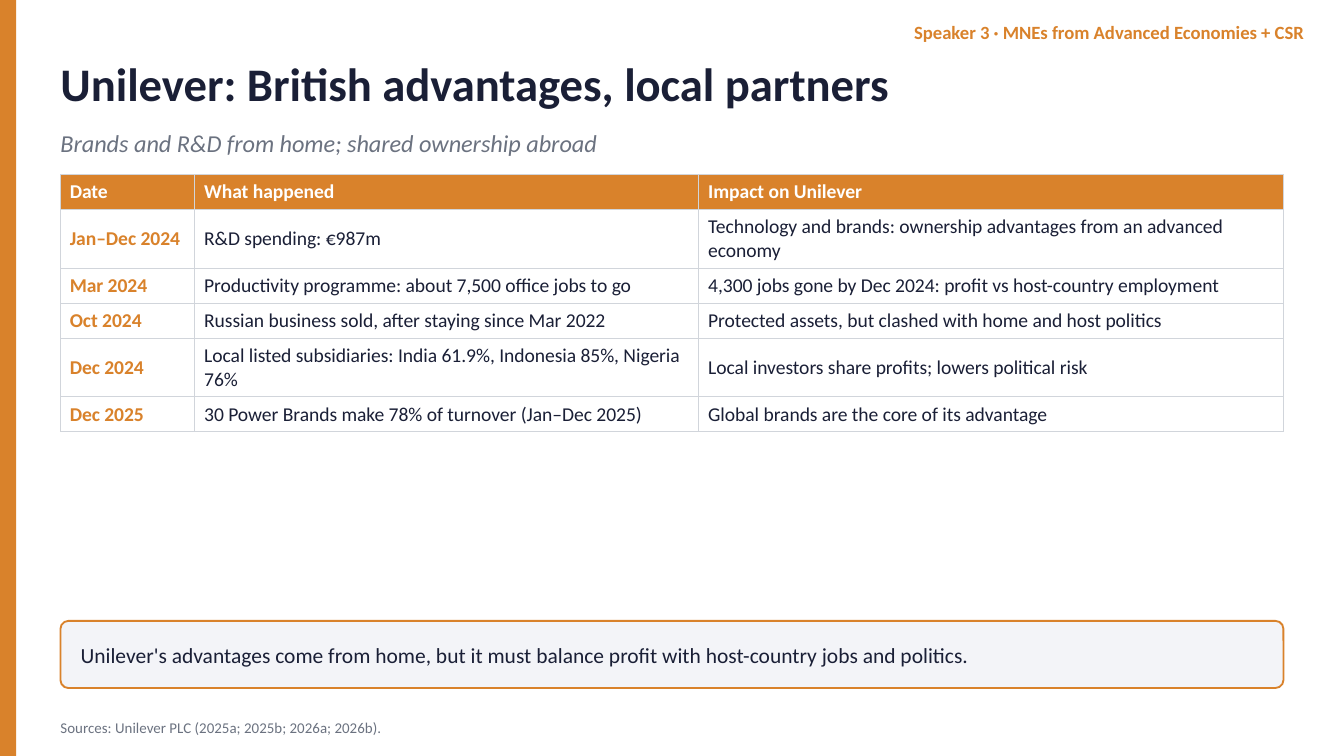
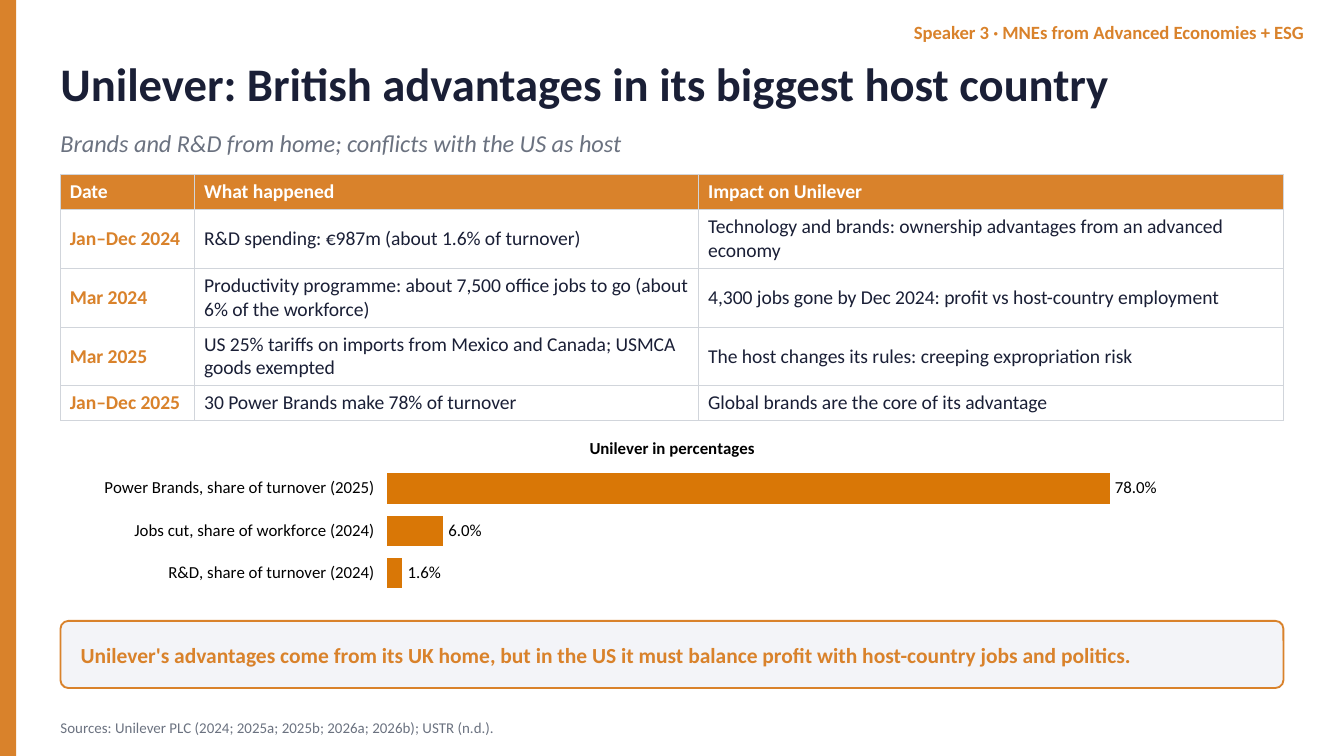
Before and after one commit to dollar3651314/mymba, a slide deck: slide 9 of content/busi1763/files/Unilever_Group_EN.pptx. Drawn at 1344x756 pixels with LibreOffice and Linux fonts; fonts in the diff are those of the drawing. Boxes give left, top, right and bottom in pixels: in the first picture for what was removed or moved away, otherwise in the second. Text is boxed around its words. In the diff, an @@ line names an element or a change of style, - is before the commit and + after.

```diff
--- a/content/busi1763/files/Unilever_Group_EN.pptx
+++ b/content/busi1763/files/Unilever_Group_EN.pptx
@@ text at [914, 26, 1304, 42]: text changed @@
-Speaker 3 · MNEs from Advanced Economies + CSR
+Speaker 3 · MNEs from Advanced Economies + ESG
@@ text at [60, 68, 1108, 109]: text changed @@
-Unilever: British advantages, local partners
+Unilever: British advantages in its biggest host country
@@ text at [60, 135, 621, 155]: text changed @@
-Brands and R&D from home; shared ownership abroad
+Brands and R&D from home; conflicts with the US as host
@@ table at [60, 175, 1284, 417] @@
-row 2: Jan–Dec 2024 | R&D spending: €987m | Technology and brands: ownership advantages from an advanced economy
-row 3: Mar 2024 | Productivity programme: about 7,500 office jobs to go | 4,300 jobs gone by Dec 2024: profit vs host-country employment
-row 4: Oct 2024 | Russian business sold, after staying since Mar 2022 | Protected assets, but clashed with home and host politics
-row 5: Dec 2024 | Local listed subsidiaries: India 61.9%, Indonesia 85%, Nigeria 76% | Local investors share profits; lowers political risk
-row 6: Dec 2025 | 30 Power Brands make 78% of turnover (Jan–Dec 2025) | Global brands are the core of its advantage
+row 2: Jan–Dec 2024 | R&D spending: €987m (about 1.6% of turnover) | Technology and brands: ownership advantages from an advanced economy
+row 3: Mar 2024 | Productivity programme: about 7,500 office jobs to go (about 6% of the workforce) | 4,300 jobs gone by Dec 2024: profit vs host-country employment
+row 4: Mar 2025 | US 25% tariffs on imports from Mexico and Canada; USMCA goods exempted | The host changes its rules: creeping expropriation risk
+row 5: Jan–Dec 2025 | 30 Power Brands make 78% of turnover | Global brands are the core of its advantage
@@ bar chart added at [81, 423, 1263, 598] @@
+title "Unilever in percentages"
+categories: Power Brands, share of turnover (2025), Jobs cut, share of workforce (2024), R&D, share of turnover (2024)
+Unilever in percentages: 78, 6, 1.6
@@ text at [81, 648, 1130, 667]: text changed; text colour #1A1F36 to #D9822B; bold on @@
-Unilever's advantages come from home, but it must balance profit with host-country jobs and politics.
+Unilever's advantages come from its UK home, but in the US it must balance profit with host-country jobs and politics.
@@ text at [60, 722, 494, 735]: text changed @@
-Sources: Unilever PLC (2025a; 2025b; 2026a; 2026b).
+Sources: Unilever PLC (2024; 2025a; 2025b; 2026a; 2026b); USTR (n.d.).
```
Also in this commit, not shown: 13 other slides changed, 16 other files.
